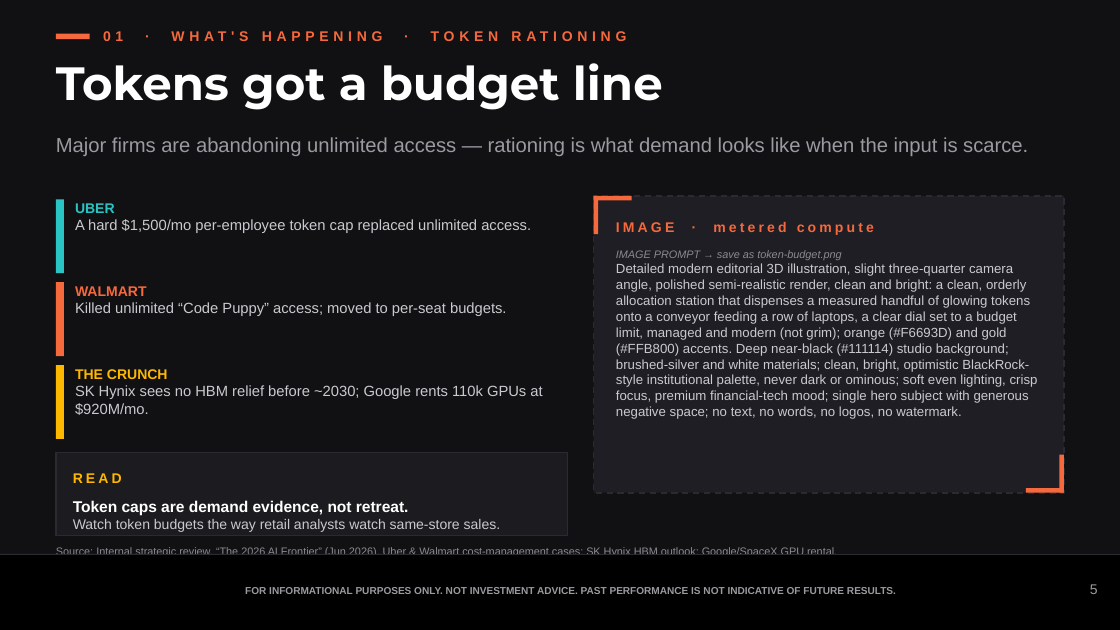
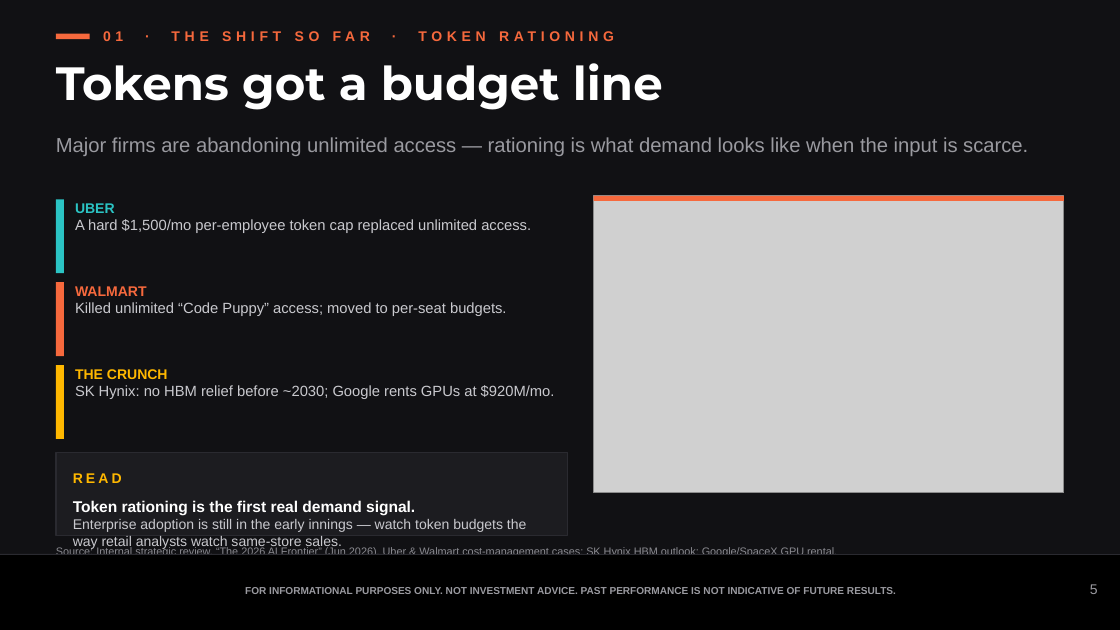
Before and after one commit to samuelcmcclellan-cell/ai-markets-deck, a slide deck: slide 5 of ai-markets-deck.pptx. Drawn at 1120x630 pixels with LibreOffice and Linux fonts; fonts in the diff are those of the drawing; grey boxes stand for pictures. Boxes give left, top, right and bottom in pixels: in the first picture for what was removed or moved away, otherwise in the second. Text is boxed around its words. In the diff, an @@ line names an element or a change of style, - is before the commit and + after.

```diff
--- a/ai-markets-deck.pptx
+++ b/ai-markets-deck.pptx
@@ text at (x1=103, y1=31, x2=614, y2=41): text changed @@
-01 · WHAT'S HAPPENING · TOKEN RATIONING
+01 · THE SHIFT SO FAR · TOKEN RATIONING
@@ rectangle removed at (x1=594, y1=196, x2=1064, y2=493) @@
@@ rectangle removed at (x1=594, y1=196, x2=632, y2=200) @@
@@ rectangle removed at (x1=594, y1=196, x2=598, y2=234) @@
@@ picture added at (x1=594, y1=196, x2=1064, y2=493) @@
@@ rectangle added at (x1=594, y1=196, x2=1064, y2=200), fill #F6693D @@
@@ text removed at (x1=616, y1=222, x2=874, y2=235) @@
-IMAGE · metered compute
@@ text removed at (x1=616, y1=250, x2=1038, y2=419) @@
-IMAGE PROMPT → save as token-budget.png
-Detailed modern editorial 3D illustration, slight three-quarter camera angle, polished semi-realistic render, clean and bright: a clean, orderly allocation station that dispenses a measured handful of glowing tokens onto a conveyor feeding a row of laptops, a clear dial set to a budget limit, managed and modern (not grim); orange (#F6693D) and gold (#FFB800) accents. Deep near-black (#111114) studio background; brushed-silver and white materials; clean, bright, optimistic BlackRock-style institutional palette, never dark or ominous; soft even lighting, crisp focus, premium financial-tech mood; single hero subject with generous negative space; no text, no words, no logos, no watermark.
@@ text at (x1=75, y1=385, x2=555, y2=399): text changed @@
-SK Hynix sees no HBM relief before ~2030; Google rents 110k GPUs at $920M/mo.
+SK Hynix: no HBM relief before ~2030; Google rents GPUs at $920M/mo.
@@ rectangle removed at (x1=1060, y1=455, x2=1064, y2=493) @@
@@ text at (x1=73, y1=500, x2=526, y2=550): text changed @@
-Token caps are demand evidence, not retreat.
-Watch token budgets the way retail analysts watch same-store sales.
+Token rationing is the first real demand signal.
+Enterprise adoption is still in the early innings — watch token budgets the way retail analysts watch same-store sales.
@@ rectangle removed at (x1=1026, y1=488, x2=1064, y2=493) @@
```
Also in this commit, not shown: 8 other slides changed, 2 slides added, 3 slides removed, 18 other files.
